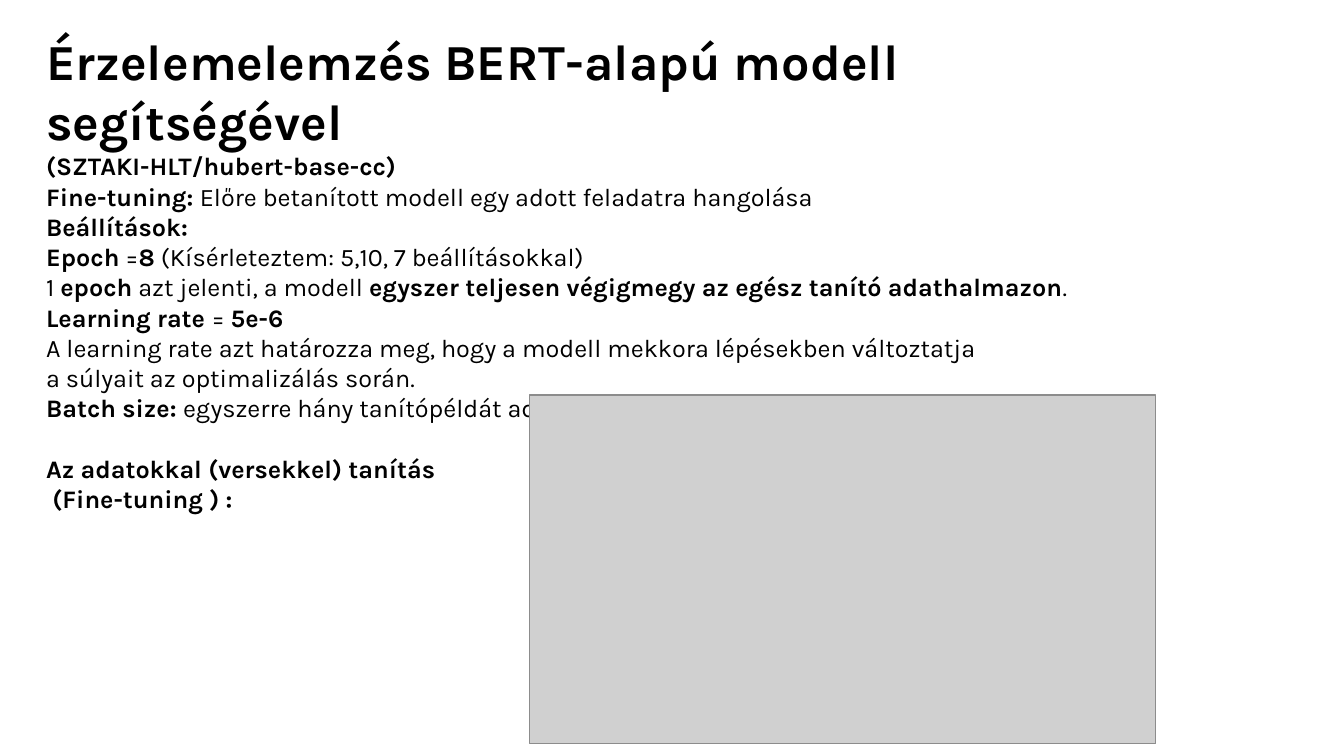
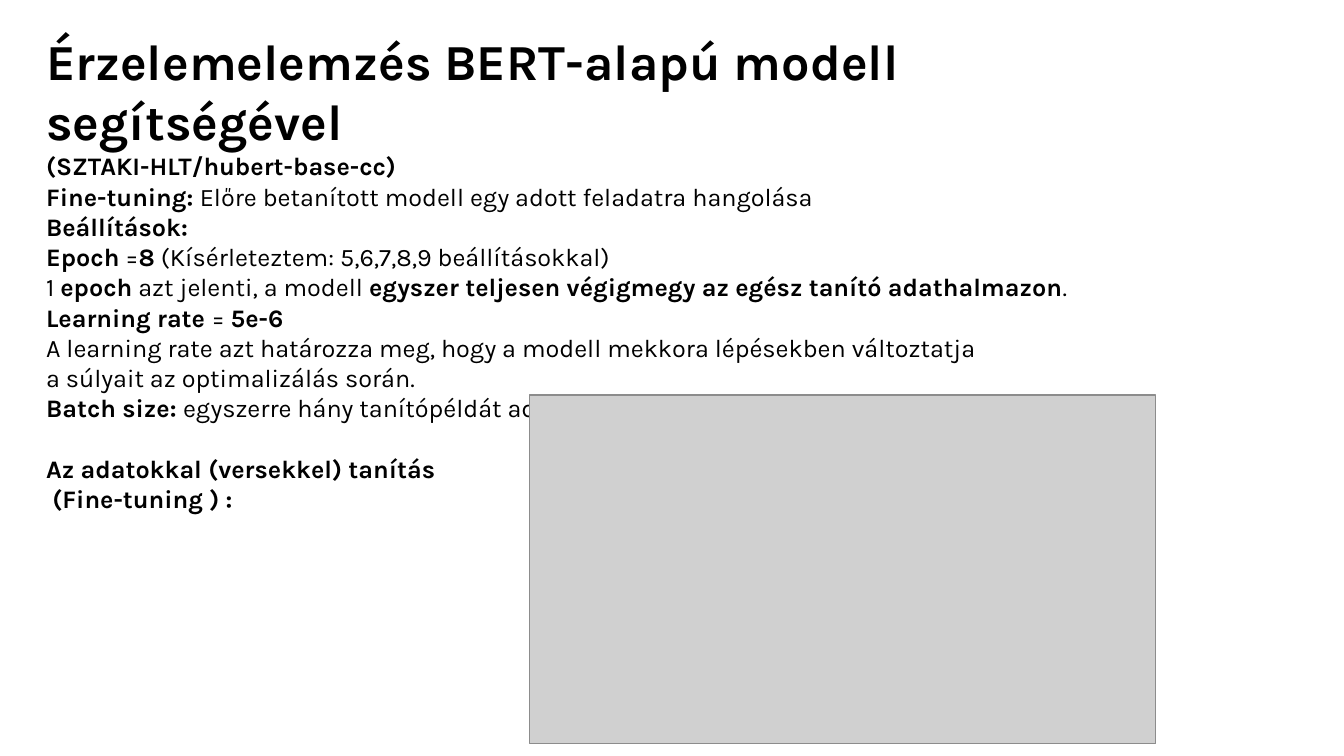
Before and after one commit to minorharpman/erzelemelemzes, a slide deck: slide 5 of Erzelemelemzes.pptx. Drawn at 1344x756 pixels with LibreOffice and Linux fonts; fonts in the diff are those of the drawing; grey boxes stand for pictures. Boxes give left, top, right and bottom in pixels: in the first picture for what was removed or moved away, otherwise in the second. Text is boxed around its words. In the diff, an @@ line names an element or a change of style, - is before the commit and + after.

```diff
--- a/Erzelemelemzes.pptx
+++ b/Erzelemelemzes.pptx
@@ text at <box>46,247,610,272</box>: text changed @@
-Epoch =8 (Kísérleteztem: 5,10, 7 beállításokkal)
+Epoch =8 (Kísérleteztem: 5,6,7,8,9 beállításokkal)
```
Also in this commit, not shown: 5 other slides changed, 3 slides added, 1 other file.
